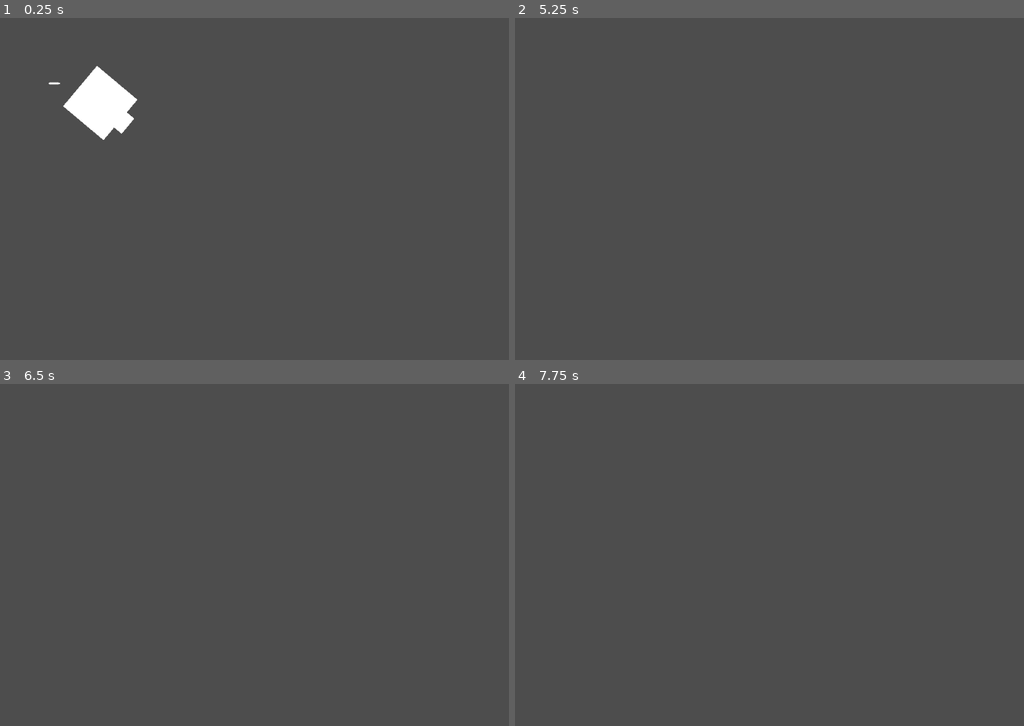
Above: before the commit, frames 1-4 (two rows, left to right).
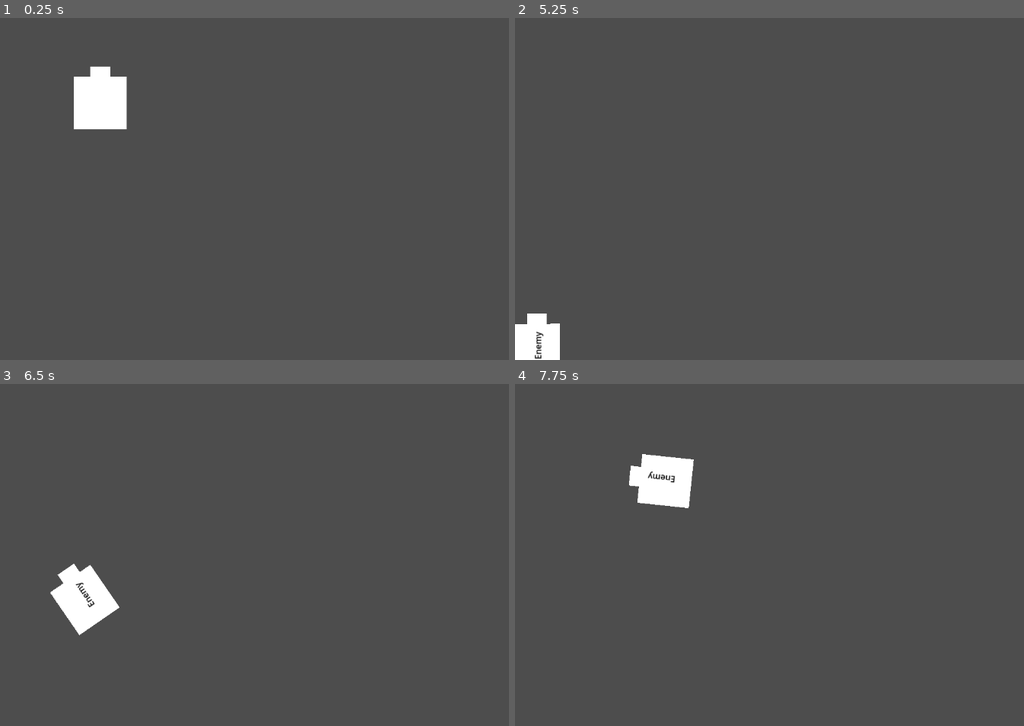
Above: after the commit, the same moments.

Repository: bookworm6/GodsOfPixels
Game: Godot game, scene res://source/main.tscn
The game is run twice, just before and just after one commit, with the same random seed, the same clock (stepped at 60 frames per second) and the same inputs.
Inputs:
- Up to frame 1 (0.25 s): no input
- Up to frame 2 (5.25 s): tap Enter at 0.5, 3.5 s; hold A (a) 0.53-1.28 s; tap Space (SPACEBAR) at 0.6, 2, 3.8, 4.35, 5 s; tap A (a) at 1.35, 4.55 s; tap D (d) at 1.55 s; hold D (d) 2.03-2.78 s; tap S (s) at 2.3, 2.85 s; tap W (w) at 3.05 s; hold W (w) 3.53-4.28 s; hold A (a) from 5.03 s (still down)
- Up to frame 3 (6.5 s): tap D (d) at 5.3, 5.85 s; release A (a) at 5.78 s; tap S (s) at 6.05 s
- Up to frame 4 (7.75 s): hold S (s) 6.53-7.28 s; tap W (w) at 6.8, 7.35 s; tap Space (SPACEBAR) at 7.55 s

The runs differ from the first frame. In frame 1, 0.6% of the frame differs, in the area x 9-28%, y 14-36%; in frame 2, 1.0%; in frame 3, 1.6%, in the area x 9-24%, y 52-74%; in frame 4, 1.6%.

Commit message:
got the enemy working, but the bullets are glitching

Diff:
--- a/project/project.godot
+++ b/project/project.godot
@@ -14,6 +14,10 @@
 run/main_scene="res://source/main.tscn"
 config/features=PackedStringArray("4.2", "GL Compatibility")
 config/icon="res://icon.svg"
+
+[display]
+
+window/default_gravity_vector=Vector2(0, 0)
 
 [input]
 
@@ -43,6 +47,10 @@
 ]
 }
 
+[physics]
+
+2d/default_gravity_vector=Vector2(0, 0)
+
 [rendering]
 
 renderer/rendering_method="gl_compatibility"
--- /dev/null
+++ b/project/source/Bullet.gd
@@ -0,0 +1,18 @@
+extends RigidBody2D
+
+var firingVelocity
+# Called when the node enters the scene tree for the first time.
+func _ready():
+	pass # Replace with function body.
+
+
+# Called every frame. 'delta' is the elapsed time since the previous frame.
+func _process(delta):
+	pass
+
+
+
+func fireAtTarget(startPositionVector,targetPositionVector):
+	var startPos = startPositionVector
+	var firingVelocity = startPos.direction_to(targetPositionVector)*1000
+	set_linear_velocity(firingVelocity)
--- a/project/source/Bullet.tscn
+++ b/project/source/Bullet.tscn
@@ -1,10 +1,17 @@
-[gd_scene load_steps=3 format=3 uid="uid://pbiqg4kwd8po"]
+[gd_scene load_steps=5 format=3 uid="uid://pbiqg4kwd8po"]
+
+[ext_resource type="Script" path="res://source/Bullet.gd" id="1_b2x86"]
 
 [sub_resource type="CircleShape2D" id="CircleShape2D_lrx7j"]
 
 [sub_resource type="SphereMesh" id="SphereMesh_w3j50"]
 
-[node name="RigidBody2D" type="RigidBody2D"]
+[sub_resource type="CircleShape2D" id="CircleShape2D_kseku"]
+
+[node name="Bullet" type="RigidBody2D"]
+gravity_scale = 0.0
+lock_rotation = true
+script = ExtResource("1_b2x86")
 
 [node name="CollisionShape2D" type="CollisionShape2D" parent="."]
 scale = Vector2(1.16, -0.209674)
@@ -14,3 +21,9 @@
 position = Vector2(4.76837e-07, 4.76837e-07)
 scale = Vector2(22.9313, 4.46025)
 mesh = SubResource("SphereMesh_w3j50")
+
+[node name="Area2D" type="Area2D" parent="."]
+
+[node name="CollisionShape2D" type="CollisionShape2D" parent="Area2D"]
+scale = Vector2(1.2, -0.25)
+shape = SubResource("CircleShape2D_kseku")
--- a/project/source/MAIN.gd
+++ b/project/source/MAIN.gd
@@ -2,18 +2,22 @@
 @onready var bullet = $RigidBody2D
 @onready var Character = $CharacterBody2D
 var bulletBase = preload("res://source/Bullet.tscn")
+var enemyScene = preload("res://source/enemy.tscn")
+var spawnTimerStarted
+var enemeySpawnList
 
 
 # Called when the node enters the scene tree for the first time.
 func _ready():
-	pass # Replace with function body.
+	spawnTimerStarted = false
+	enemeySpawnList = []
 
 func shoot():
 	var newBullet = bulletBase.instantiate()
 	newBullet.set_position(Character.position)
 	add_child(newBullet)
 	newBullet.gravity_scale = 0
-	newBullet.rotation_degrees = Character.rotation_degrees
+	newBullet.rotation_degrees = Character.rotation_degrees+90
 	if Character.rotation_degrees == -180:
 		newBullet.set_linear_velocity(Vector2(0, 1000))
 	if Character.rotation_degrees == 0:
@@ -23,7 +27,22 @@
 	if Character.rotation_degrees == -90:
 		newBullet.set_linear_velocity(Vector2(-1000, 0))
 
+
 # Called every frame. 'delta' is the elapsed time since the previous frame.
 func _process(delta):
+	if spawnTimerStarted == false:
+		$Timer.start()
+		spawnTimerStarted = true
 	if Input.is_action_just_pressed("SPACEBAR"):
 		shoot()
+	for enemy in enemeySpawnList:
+		enemy.setPlayer1Position(Character.position)
+
+
+func _on_spawn_timer_timeout():
+	#spawnTimerStarted = false
+	var newEnemy = enemyScene.instantiate()
+	add_child(newEnemy)
+	enemeySpawnList.append(newEnemy)
+	print(newEnemy.position)
+	print("enemy spawned")
--- a/project/source/Player_1.gd
+++ b/project/source/Player_1.gd
@@ -13,7 +13,7 @@
 	if Input.is_action_pressed("w"):
 		rotation_degrees = 0
 		velocity.y = -500
-		velocity.x = 0
+
 	elif Input.is_action_pressed("a"):
 		rotation_degrees = 270
 		velocity.x = -500
@@ -29,7 +29,7 @@
 	else:
 		velocity.x = 0
 		velocity.y = 0
-	print(rotation_degrees)
+	#print(rotation_degrees)
 
 
 
--- a/project/source/Player_1.tscn
+++ b/project/source/Player_1.tscn
@@ -6,6 +6,7 @@
 [sub_resource type="BoxMesh" id="BoxMesh_2jihk"]
 
 [node name="CharacterBody2D" type="CharacterBody2D"]
+rotation = 1.5708
 
 [node name="CollisionShape2D" type="CollisionShape2D" parent="."]
 position = Vector2(0, -8)
--- /dev/null
+++ b/project/source/enemy.gd
@@ -0,0 +1,102 @@
+extends CharacterBody2D
+
+var goalPosition
+var shootTimerStarted
+var player1Position
+var random
+var bulletScene
+var viewportWidth
+var viewportHeight
+var speed
+var hasEnteredPlayingArea
+
+
+func _ready():
+	random = RandomNumberGenerator.new()
+	player1Position = Vector2.ZERO
+	hasEnteredPlayingArea = false
+	speed = 200
+	shootTimerStarted = false
+	bulletScene = load("res://source/Bullet.tscn")
+	var startSide = random.randi_range(1,4)
+	viewportWidth = ProjectSettings.get_setting("display/window/size/viewport_width")
+	viewportHeight = ProjectSettings.get_setting("display/window/size/viewport_height")
+	if startSide == 1: #comes in from the left
+		position.x = -10
+		position.y = random.randf_range(-10,viewportHeight+10)
+		print("start left")
+		goalPosition = Vector2(viewportWidth,random.randf_range(0,viewportHeight))
+	elif startSide == 3: #comes in from the right
+		position.x = viewportWidth+10
+		position.y = random.randf_range(-10,viewportHeight+10)
+		goalPosition = Vector2(0,random.randf_range(0,viewportHeight))
+		print("start right")
+	elif startSide == 2: # comes in from top
+		position.y = -10
+		position.x = random.randf_range(-10,viewportWidth+10)
+		goalPosition = Vector2(random.randf_range(0,viewportWidth),viewportHeight)
+		print("start top")
+	elif startSide == 4: #comes in from bottom
+		position.y = viewportHeight+10
+		position.x = random.randf_range(-10,viewportWidth+10)
+		goalPosition  = Vector2(random.randf_range(0,viewportWidth),0)
+		print("start bottom")
+	velocity = position.direction_to(goalPosition)*speed
+
+
+func _physics_process(delta):
+	if player1Position!=Vector2.ZERO:
+		look_at(player1Position)
+		if shootTimerStarted == false:
+			$Timer.start(random.randf_range(.1,3))
+			shootTimerStarted = true
+	if hasEnteredPlayingArea==false:
+		if 0<position.x and viewportWidth>position.x and 0<position.y and viewportHeight>position.y:
+			hasEnteredPlayingArea=true
+			print("has entered playing area")
+	if hasEnteredPlayingArea == true:
+		if position.y<=0:
+			goalPosition = Vector2(random.randf_range(0,viewportWidth),viewportHeight)
+			print("position:" +str(position))
+			print("too high")
+			velocity = position.direction_to(goalPosition)*speed
+			hasEnteredPlayingArea=false
+			print("has left playing area")
+		elif position.y>=viewportHeight:
+			goalPosition  = Vector2(random.randf_range(0,viewportWidth),0)
+			velocity = position.direction_to(goalPosition)*speed
+			print("position:" +str(position))
+			print("too low")
+			hasEnteredPlayingArea=false
+			print("has left playing area")
+		elif position.x<0:
+			goalPosition = Vector2(viewportWidth,random.randf_range(0,viewportHeight))
+			velocity = position.direction_to(goalPosition)*speed
+			print("position:" +str(position))
+			print("too left")
+			hasEnteredPlayingArea=false
+			print("has left playing area")
+		elif position.x>viewportWidth:
+			goalPosition = Vector2(0,random.randf_range(0,viewportHeight))
+			velocity = position.direction_to(goalPosition)*speed
+			print("position:" +str(position))
+			print("too right")
+			hasEnteredPlayingArea=false
+			print("has left playing area")
+	print("position:" +str(position))
+	print("velocity" + str(velocity))
+	print("goal position: "+str(goalPosition))
+
+	move_and_slide()
+
+
+func _on_shoot_timer_timeout():
+	var bulletInstance = bulletScene.instantiate()
+	bulletInstance.set_position(position)
+	bulletInstance.rotation_degrees = rotation_degrees+90
+	add_child(bulletInstance)
+	bulletInstance.fireAtTarget(position,player1Position)
+	shootTimerStarted = false
+
+func setPlayer1Position(vector2Position):
+	player1Position = vector2Position
--- /dev/null
+++ b/project/source/enemy.tscn
@@ -0,0 +1,41 @@
+[gd_scene load_steps=4 format=3 uid="uid://chs55307icmtp"]
+
+[ext_resource type="Script" path="res://source/enemy.gd" id="1_d1pvh"]
+
+[sub_resource type="RectangleShape2D" id="RectangleShape2D_g4i6o"]
+size = Vector2(4.8, 12)
+
+[sub_resource type="BoxMesh" id="BoxMesh_3qiwm"]
+
+[node name="Enemy" type="CharacterBody2D"]
+script = ExtResource("1_d1pvh")
+
+[node name="CollisionShape2D" type="CollisionShape2D" parent="."]
+position = Vector2(0, -8)
+rotation = 1.5708
+scale = Vector2(20, 10)
+shape = SubResource("RectangleShape2D_g4i6o")
+
+[node name="MeshInstance2D" type="MeshInstance2D" parent="."]
+position = Vector2(-8.98154, -6.30076)
+rotation = 1.5708
+scale = Vector2(92.6385, 98.0369)
+mesh = SubResource("BoxMesh_3qiwm")
+
+[node name="MeshInstance2D2" type="MeshInstance2D" parent="."]
+position = Vector2(47, -3)
+rotation = 1.5708
+scale = Vector2(37.5, 25)
+mesh = SubResource("BoxMesh_3qiwm")
+
+[node name="Label" type="Label" parent="."]
+offset_left = -27.0
+offset_top = -13.0
+offset_right = 26.0
+offset_bottom = 10.0
+theme_override_colors/font_color = Color(0, 0, 0, 1)
+text = "Enemy"
+
+[node name="Timer" type="Timer" parent="."]
+
+[connection signal="timeout" from="Timer" to="." method="_on_shoot_timer_timeout"]
--- a/project/source/main.tscn
+++ b/project/source/main.tscn
@@ -9,13 +9,20 @@
 script = ExtResource("1_e62wv")
 
 [node name="RigidBody2D" parent="." instance=ExtResource("1_e5oto")]
+visible = false
 position = Vector2(126, 124)
-gravity_scale = 1.66533e-16
 linear_velocity = Vector2(-100, 2.08165e-12)
+script = null
 
 [node name="CharacterBody2D" parent="." instance=ExtResource("2_hi0ow")]
 position = Vector2(190, 161)
-rotation = 2.26893
+rotation = 0.0
 collision_layer = 2
 collision_mask = 2
 script = ExtResource("4_su2iw")
+
+[node name="Timer" type="Timer" parent="."]
+wait_time = 5.0
+one_shot = true
+
+[connection signal="timeout" from="Timer" to="." method="_on_spawn_timer_timeout"]
